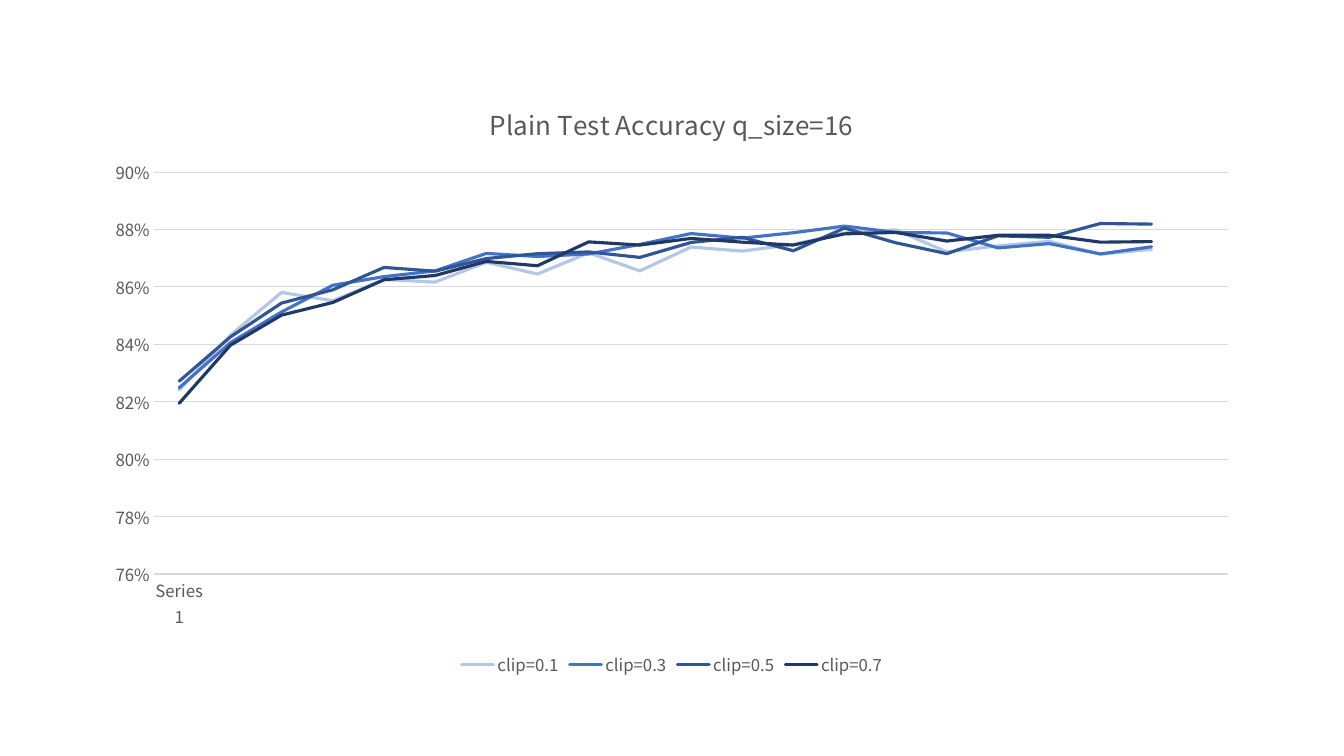
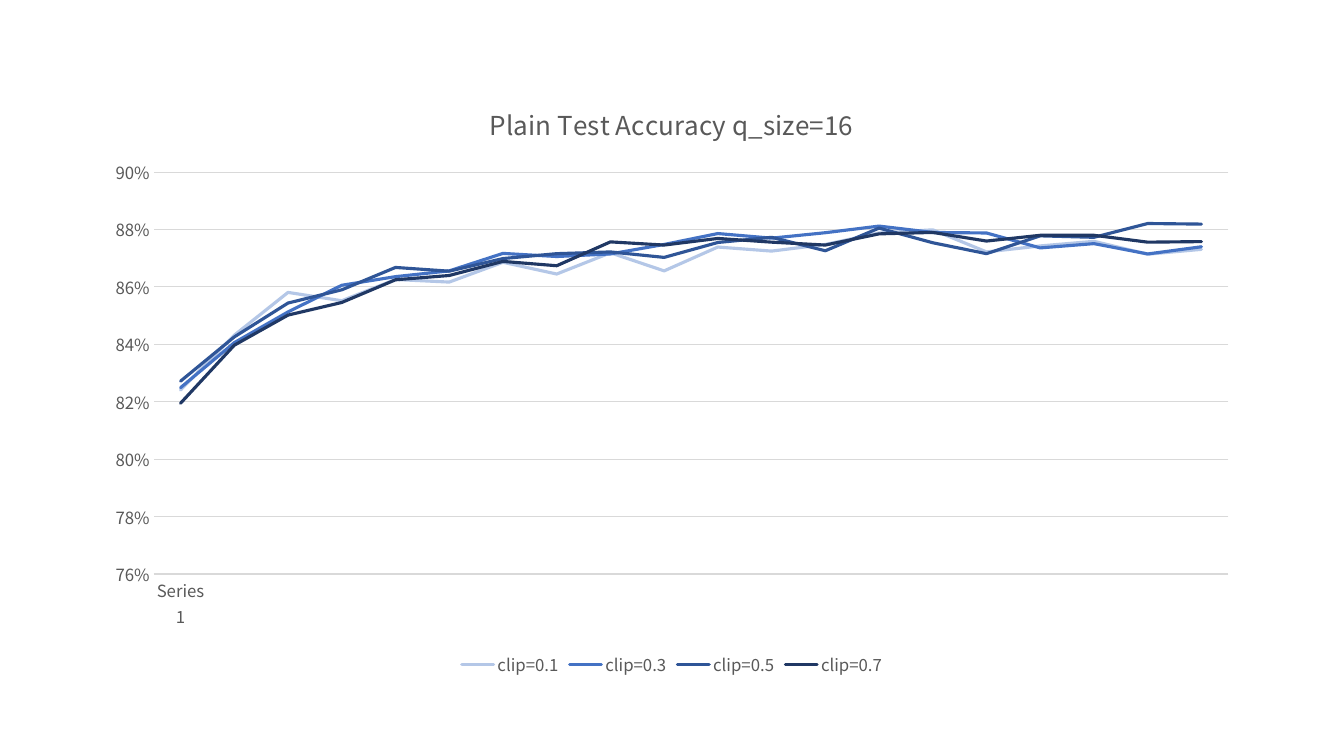
Before and after one commit to jannie601H/BatchCrypt, a slide deck: slide 4 of final_test_logs/data analyze.pptx. Drawn at 1344x756 pixels with LibreOffice and Linux fonts; fonts in the diff are those of the drawing. Boxes give left, top, right and bottom in pixels: in the first picture for what was removed or moved away, otherwise in the second. Text is boxed around its words. In the diff, an @@ line names an element or a change of style, - is before the commit and + after.

```diff
--- a/final_test_logs/data analyze.pptx
+++ b/final_test_logs/data analyze.pptx
@@ line chart at bbox=[93, 83, 1252, 682] @@
-categories: , , , , , , , , , , , , , , , , , , , , 
+categories: , , , , , , , , , , , , , , , , , , , 
-clip=0.1: 0.824, 0.843, 0.858, 0.855, 0.863, 0.862, 0.869, 0.865, 0.872, 0.866, 0.874, 0.873, 0.875, 0.879, 0.88, 0.872, 0.874, 0.876, 0.871, 0.873, -
+clip=0.1: 0.824, 0.843, 0.858, 0.855, 0.863, 0.862, 0.869, 0.865, 0.872, 0.866, 0.874, 0.873, 0.875, 0.879, 0.88, 0.872, 0.874, 0.876, 0.871, 0.873
-clip=0.3: 0.825, 0.841, 0.851, 0.861, 0.864, 0.866, 0.872, 0.871, 0.872, 0.875, 0.879, 0.877, 0.879, 0.881, 0.879, 0.879, 0.874, 0.875, 0.872, 0.874, -
+clip=0.3: 0.825, 0.841, 0.851, 0.861, 0.864, 0.866, 0.872, 0.871, 0.872, 0.875, 0.879, 0.877, 0.879, 0.881, 0.879, 0.879, 0.874, 0.875, 0.872, 0.874
-clip=0.5: 0.827, 0.843, 0.854, 0.859, 0.867, 0.866, 0.87, 0.872, 0.872, 0.87, 0.875, 0.877, 0.873, 0.88, 0.875, 0.872, 0.878, 0.877, 0.882, 0.882, -
+clip=0.5: 0.827, 0.843, 0.854, 0.859, 0.867, 0.866, 0.87, 0.872, 0.872, 0.87, 0.875, 0.877, 0.873, 0.88, 0.875, 0.872, 0.878, 0.877, 0.882, 0.882
-clip=0.7: 0.82, 0.84, 0.85, 0.855, 0.863, 0.864, 0.869, 0.867, 0.876, 0.875, 0.877, 0.876, 0.875, 0.878, 0.879, 0.876, 0.878, 0.878, 0.876, 0.876, -
+clip=0.7: 0.82, 0.84, 0.85, 0.855, 0.863, 0.864, 0.869, 0.867, 0.876, 0.875, 0.877, 0.876, 0.875, 0.878, 0.879, 0.876, 0.878, 0.878, 0.876, 0.876
```
Also in this commit, not shown: 6 other slides changed, 1 slide added.
